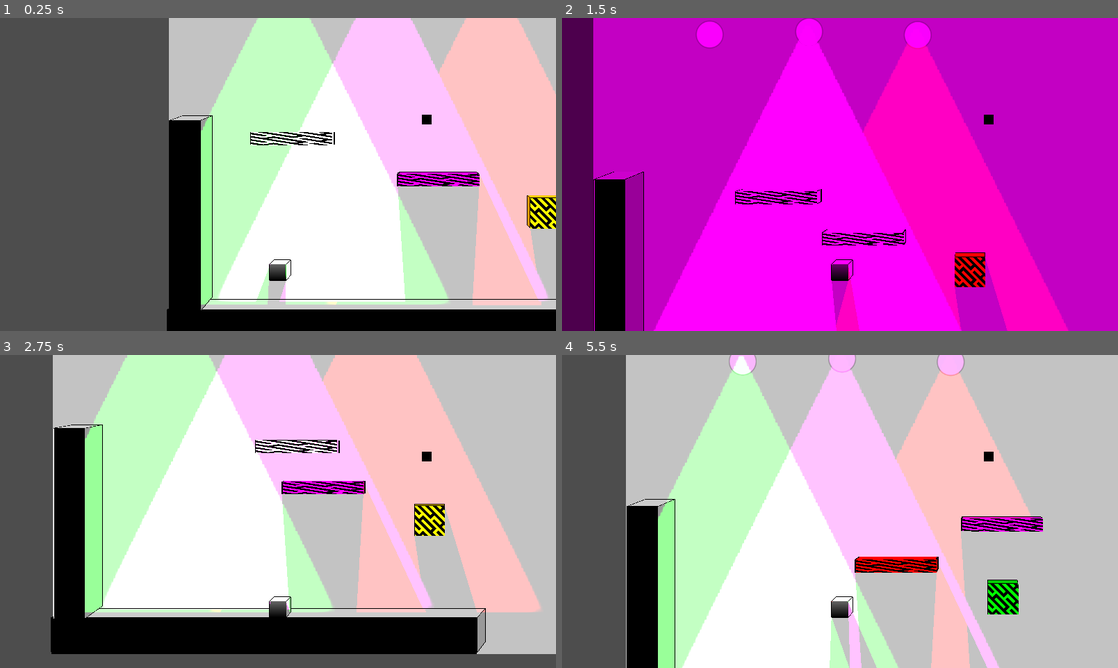
Above: before the commit, frames 1-4 (two rows, left to right).
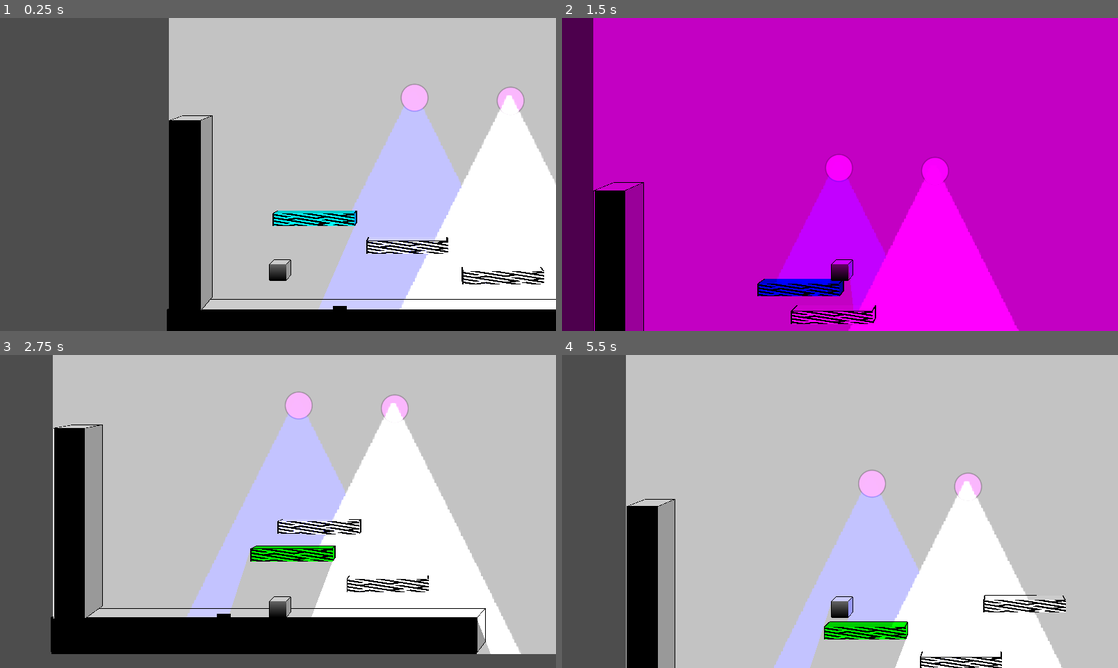
Above: after the commit, the same moments.

Repository: tlalexandre/color-platformer
Game: Godot game, scene res://scenes/game/game.tscn
The game is run twice, just before and just after one commit, with the same random seed, the same clock (stepped at 60 frames per second) and the same inputs.
Inputs:
- Up to frame 1 (0.25 s): no input
- Up to frame 2 (1.5 s): tap Enter at 0.5 s; hold 2 (CyanFilter) 0.53-1.28 s; hold D (right) from 0.53 s (still down); tap Space (jump) at 0.77 s; tap 3 (MagentaFilter) at 1.35 s
- Up to frame 3 (2.75 s): tap Space (jump) at 1.52 s; release D (right) at 2.03 s; hold A (left) from 2.03 s (still down); hold 1 (NoFilter) from 2.03 s (still down)
- Up to frame 4 (5.5 s): release 1 (NoFilter) at 2.78 s; tap 4 (YellowFilter) at 2.85 s; tap Space (jump) at 3.02, 3.77, 4.52 s; hold 2 (CyanFilter) 3.53-4.28 s; release A (left) at 4.28 s; hold D (right) from 4.28 s (still down); tap 3 (MagentaFilter) at 4.35 s; hold 1 (NoFilter) from 5.03 s (still down)

The runs differ from the first frame. In frame 1, 54% of the frame differs, in the area x 36-100%, y 0-94%; in frame 2, 40%; in frame 3, 58%, in the area x 9-98%, y 0-96%; in frame 4, 53%.

Commit message:
Fixed issue with light detection after pressing pressure_plate

Diff:
--- a/project.godot
+++ b/project.godot
@@ -28,6 +28,7 @@
 
 player=""
 vanishing_point=""
+barriers=""
 
 [input]
 
--- a/scenes/game/game.tscn
+++ b/scenes/game/game.tscn
@@ -7,9 +7,8 @@
 [ext_resource type="PackedScene" uid="uid://dx2ju3d4xhs50" path="res://scenes/obstacles/barriers/lightbarrier/light_barrier.tscn" id="5_nh4jn"]
 [ext_resource type="PackedScene" uid="uid://d15sritmimbwr" path="res://scenes/obstacles/barriers/MovingLightBarrier/moving_light_barrier.tscn" id="5_ooj2v"]
 [ext_resource type="PackedScene" uid="uid://cgmyehvgrryyb" path="res://scenes/lights/red_light.tscn" id="6_gk1sr"]
-[ext_resource type="PackedScene" uid="uid://wcqvflpn0n7u" path="res://scenes/lights/green_light.tscn" id="7_gtank"]
+[ext_resource type="PackedScene" uid="uid://c5c3jq8pee30w" path="res://scenes/interactables/pressure_plate/pressure_plate.tscn" id="7_yopqx"]
 [ext_resource type="PackedScene" uid="uid://y35la13g868d" path="res://scenes/lights/blue_light.tscn" id="8_emerj"]
-[ext_resource type="PackedScene" uid="uid://cwnvg4b7xc7ry" path="res://scenes/obstacles/barriers/darkbarrier/dark_barrier.tscn" id="9_mr838"]
 [ext_resource type="PackedScene" uid="uid://c2f0aqo24ufst" path="res://scenes/filters/color_filter_control.tscn" id="10_m1l7b"]
 
 [sub_resource type="Gradient" id="Gradient_5ngv2"]
@@ -42,50 +41,24 @@
 [node name="Wall2" parent="Terrain" instance=ExtResource("3_cfuty")]
 position = Vector2(1956, 571)
 
-[node name="LightBarriers" type="Node2D" parent="."]
+[node name="BlueLight" parent="." instance=ExtResource("8_emerj")]
+position = Vector2(507, 131)
 
-[node name="LightBarrier" parent="LightBarriers" instance=ExtResource("5_nh4jn")]
-position = Vector2(784, 371)
-scale = Vector2(1, 1)
+[node name="PressurePlate" parent="." instance=ExtResource("7_yopqx")]
+position = Vector2(358, 567)
+toggle_mode = true
+target_light_path = NodePath("../BlueLight")
+
+[node name="LightBarrier" parent="." instance=ExtResource("5_nh4jn")]
+position = Vector2(498, 442)
 platform_color = Color(0, 1, 0, 1)
 
-[node name="LightBarrier2" parent="LightBarriers" instance=ExtResource("5_nh4jn")]
-position = Vector2(1573, 499)
-scale = Vector2(1, 1)
+[node name="LightBarrier2" parent="." instance=ExtResource("5_nh4jn")]
+position = Vector2(697, 505)
 platform_color = Color(1, 0, 0, 1)
 
-[node name="LightBarrier3" parent="LightBarriers" instance=ExtResource("5_nh4jn")]
-position = Vector2(1352, 486)
-scale = Vector2(1, 1)
-platform_color = Color(0, 1, 1, 1)
-
-[node name="LightBarrier4" parent="LightBarriers" instance=ExtResource("5_nh4jn")]
-position = Vector2(562, 303)
-platform_color = Color(1, 0, 0, 0)
-
-[node name="MovingLightBarrier" parent="LightBarriers" instance=ExtResource("5_ooj2v")]
-position = Vector2(557, 218)
-
-[node name="Lights" type="Node2D" parent="."]
-
-[node name="RedLight" parent="Lights" instance=ExtResource("6_gk1sr")]
-position = Vector2(670, -121)
-light_color = Color(1, 0, 0, 1)
-
-[node name="GreenLight" parent="Lights" instance=ExtResource("7_gtank")]
-position = Vector2(239, -122)
-
-[node name="BlueLight" parent="Lights" instance=ExtResource("8_emerj")]
-position = Vector2(445, -128)
-light_color = Color(1, 0, 1, 1)
-
-[node name="DarkBarriers" type="Node2D" parent="."]
-
-[node name="DarkBarrier" parent="DarkBarriers" instance=ExtResource("9_mr838")]
-position = Vector2(1184, 473)
-scale = Vector2(1, 1)
-collision_mask = 13
-platform_color = Color(0, 1, 0, 1)
+[node name="MovingLightBarrier" parent="." groups=["barriers"] instance=ExtResource("5_ooj2v")]
+position = Vector2(604, 386)
 
 [node name="Player" parent="." instance=ExtResource("2_433m3")]
 position = Vector2(230, 488)
@@ -95,3 +68,6 @@
 offset_top = 209.0
 offset_right = -258.0
 offset_bottom = 209.0
+
+[node name="RedLight" parent="." instance=ExtResource("6_gk1sr")]
+position = Vector2(706, 137)
--- /dev/null
+++ b/scenes/interactables/pressure_plate/pressure_plate.gd
@@ -0,0 +1,87 @@
+extends Area2D
+
+signal activated
+signal deactivated
+
+@export var toggle_mode: bool = false
+@export var target_light_path: NodePath
+
+var is_active: bool = false
+var target_light: PointLight2D
+
+@onready var sprite = $Sprite2D
+@onready var animation_player = $AnimationPlayer
+
+func _ready():
+	# Connect the signal to detect when player enters/exits
+	body_entered.connect(_on_body_entered)
+	body_exited.connect(_on_body_exited)
+
+	# Get the target light if specified
+	if not target_light_path.is_empty():
+		var target_light_parent = get_node_or_null(target_light_path)
+		if target_light_parent:
+			# Look for a PointLight2D child
+			for child in target_light_parent.get_children():
+				if child is PointLight2D:
+					target_light = child
+					print("Found target light: ", child.name)
+					break
+
+			if not target_light:
+				push_error("No PointLight2D found as a child of " + str(target_light_path))
+
+func _on_body_entered(body):
+	# Check if it's the player (you might have a different way to identify the player)
+	if body.is_in_group("player"):
+		if toggle_mode:
+			# If toggle mode, switch state on each entry
+			if is_active:
+				deactivate()
+			else:
+				activate()
+		else:
+			# If not toggle mode, just activate
+			activate()
+
+func _on_body_exited(body):
+	# Check if it's the player
+	if body.is_in_group("player") and not toggle_mode:
+		# Only deactivate automatically if not in toggle mode
+		deactivate()
+
+func activate():
+	is_active = true
+	if animation_player:
+		animation_player.play("press")
+
+	# Control the target light using LightManager
+	if target_light:
+		if get_node_or_null("/root/LightManager"):
+			var light_manager = get_node("/root/LightManager")
+			# THIS IS THE KEY LINE: Actually call toggle_light
+			light_manager.toggle_light(target_light, true)
+		else:
+			# Fallback if LightManager isn't available
+			target_light.visible = true
+			target_light.enabled = true
+
+	activated.emit()
+
+func deactivate():
+	is_active = false
+	if animation_player:
+		animation_player.play("release")
+
+	# Control the target light using LightManager
+	if target_light:
+		if get_node_or_null("/root/LightManager"):
+			var light_manager = get_node("/root/LightManager")
+			# THIS IS THE KEY LINE: Actually call toggle_light
+			light_manager.toggle_light(target_light, false)
+		else:
+			# Fallback if LightManager isn't available
+			target_light.visible = false
+			target_light.enabled = false
+
+	deactivated.emit()
--- /dev/null
+++ b/scenes/interactables/pressure_plate/pressure_plate.tscn
@@ -0,0 +1,25 @@
+[gd_scene load_steps=5 format=3 uid="uid://c5c3jq8pee30w"]
+
+[ext_resource type="Script" path="res://scenes/interactables/pressure_plate/pressure_plate.gd" id="1_gcnaf"]
+
+[sub_resource type="Gradient" id="Gradient_ca3ck"]
+offsets = PackedFloat32Array(0)
+colors = PackedColorArray(0, 0, 0, 1)
+
+[sub_resource type="GradientTexture2D" id="GradientTexture2D_ub3pi"]
+gradient = SubResource("Gradient_ca3ck")
+
+[sub_resource type="RectangleShape2D" id="RectangleShape2D_elkm2"]
+size = Vector2(28, 7)
+
+[node name="PressurePlate" type="Area2D"]
+script = ExtResource("1_gcnaf")
+
+[node name="Sprite2D" type="Sprite2D" parent="."]
+scale = Vector2(0.4375, 0.109375)
+texture = SubResource("GradientTexture2D_ub3pi")
+
+[node name="CollisionShape2D" type="CollisionShape2D" parent="."]
+shape = SubResource("RectangleShape2D_elkm2")
+
+[node name="AnimationPlayer" type="AnimationPlayer" parent="."]
--- a/scenes/lights/light_source.gd
+++ b/scenes/lights/light_source.gd
@@ -8,7 +8,7 @@
 			light.color = value
 
 @onready var light: PointLight2D = $PointLight2D
-@onready var light_area: Area2D = $LightArea
+@onready var light_area: Area2D = $PointLight2D/LightArea
 
 func _ready() -> void:
 	# Set initial light color
--- a/scenes/obstacles/barriers/MovingLightBarrier/moving_light_barrier.tscn
+++ b/scenes/obstacles/barriers/MovingLightBarrier/moving_light_barrier.tscn
@@ -18,7 +18,7 @@
 rotation = 0.00135318
 
 [node name="LightBarrier" parent="Path2D/PathFollow2D" instance=ExtResource("1_q2eac")]
-platform_color = Color(0, 0, 1, 0)
+platform_color = Color(0, 1, 0, 0)
 follow_path = true
 loop_path = false
 ping_pong = true
--- a/scenes/obstacles/barriers/basebarrier/BaseBarrier.tscn
+++ b/scenes/obstacles/barriers/basebarrier/BaseBarrier.tscn
@@ -23,7 +23,7 @@
 [sub_resource type="RectangleShape2D" id="RectangleShape2D_ka0em"]
 size = Vector2(63.9184, 71.7163)
 
-[node name="BaseBarrier" type="StaticBody2D"]
+[node name="BaseBarrier" type="StaticBody2D" groups=["barriers"]]
 scale = Vector2(2.65964, 0.418315)
 collision_layer = 4
 collision_mask = 0
--- a/scenes/obstacles/barriers/basebarrier/base_barrier.gd
+++ b/scenes/obstacles/barriers/basebarrier/base_barrier.gd
@@ -106,9 +106,7 @@
 	var delta_movement = global_position - previous_position
 	last_position = previous_position
 
-	# Update visual state if affected by lights
-	if LightManager._light_affected_objects.has(self):
-		update_visual_state()
+	update_visual_state()
 
 	# Move any players on the platform
 	for player in players_on_platform:
--- a/scenes/obstacles/barriers/darkbarrier/dark_barrier.tscn
+++ b/scenes/obstacles/barriers/darkbarrier/dark_barrier.tscn
@@ -11,9 +11,9 @@
 [node name="DarkBarrier" instance=ExtResource("1_xt1kh")]
 script = ExtResource("2_vhsd7")
 
-[node name="Sprite2D" parent="." index="2"]
+[node name="Sprite2D" parent="." index="3"]
 scale = Vector2(0.242188, 0.242188)
 texture = ExtResource("2_tqo5v")
 
-[node name="BarrierCollisionShape" parent="." index="3"]
+[node name="BarrierCollisionShape" parent="." index="4"]
 shape = SubResource("RectangleShape2D_l63up")
--- a/scenes/player/player.tscn
+++ b/scenes/player/player.tscn
@@ -15,13 +15,6 @@
 
 [sub_resource type="OccluderPolygon2D" id="OccluderPolygon2D_ail3e"]
 polygon = PackedVector2Array(-32, 32, -32, -32, 32, -32, 32, 32)
-
-[sub_resource type="Gradient" id="Gradient_6gwsp"]
-offsets = PackedFloat32Array(0)
-colors = PackedColorArray(0, 0, 0, 1)
-
-[sub_resource type="GradientTexture2D" id="GradientTexture2D_36rt7"]
-gradient = SubResource("Gradient_6gwsp")
 
 [node name="Player" type="CharacterBody2D" groups=["player"]]
 collision_mask = 6
@@ -56,8 +49,3 @@
 
 [node name="VanishingPoint" type="Node2D" parent="Camera2D" groups=["vanishing_point"]]
 position = Vector2(308, -113)
-
-[node name="Sprite2D" type="Sprite2D" parent="Camera2D/VanishingPoint"]
-position = Vector2(0, -1)
-scale = Vector2(0.328125, 0.328125)
-texture = SubResource("GradientTexture2D_36rt7")
--- a/scenes/singletons/light_manager.gd
+++ b/scenes/singletons/light_manager.gd
@@ -47,34 +47,55 @@
 		object.update_visual_state()
 
 func calculate_final_color(object: Node) -> Color:
+	print("DEEP DEBUG: Calculating color for ", object.name)
 
 	var base_color: Color
 	if not _light_affected_objects.has(object) or _light_affected_objects[object].is_empty():
+		print("DEEP DEBUG: No lights affecting object, using platform_color: ", object.platform_color)
 		base_color = object.platform_color
 	else:
+		print("DEEP DEBUG: Object has ", _light_affected_objects[object].size(), " lights in list")
+
+		# Start with the object's base color
 		var r = object.platform_color.r
 		var g = object.platform_color.g
 		var b = object.platform_color.b
 
+		var has_active_lights = false
+
+		# Only consider lights that are ACTUALLY visible and enabled
 		for light in _light_affected_objects[object]:
+			if is_instance_valid(light) and light.visible and light.enabled:
+				print("DEEP DEBUG: Active light found: ", light.name, " color: ", light.color)
 				r = max(r, light.color.r)
 				g = max(g, light.color.g)
 				b = max(b, light.color.b)
+				has_active_lights = true
+			else:
+				print("DEEP DEBUG: Inactive/invalid light found, ignoring")
 
-		base_color = Color(
-		clamp(r, 0, 1),
-		clamp(g, 0, 1),
-		clamp(b, 0, 1),
-		1.0
-		)
+		# If no active lights were found, just use the platform's color
+		if not has_active_lights:
+			print("DEEP DEBUG: No ACTIVE lights found, using platform_color: ", object.platform_color)
+			base_color = object.platform_color
+		else:
+			base_color = Color(
+				clamp(r, 0, 1),
+				clamp(g, 0, 1),
+				clamp(b, 0, 1),
+				1.0
+			)
+			print("DEEP DEBUG: Combined light color: ", base_color)
 
 	var current_filter = ColorFilterManager.get_current_filter()
 
-	return Color(
+	var final_color = Color(
 		base_color.r * current_filter.r,
 		base_color.g * current_filter.g,
 		base_color.b * current_filter.b,
 	)
+	print("DEEP DEBUG: Final filtered color: ", final_color)
+	return final_color
 
 func _find_associated_light(area: Area2D) -> Light2D:
 	if area.get_parent() is PointLight2D:
@@ -87,3 +108,51 @@
 			return sibling
 
 	return null
+
+func toggle_light(light: PointLight2D, enable: bool) -> void:
+	# Enable or disable the light
+	light.visible = enable
+	light.enabled = enable
+
+	# Find and toggle the light area
+	var light_area = _find_light_area(light)
+	if light_area:
+		light_area.monitoring = enable
+		light_area.monitorable = enable
+
+	# If disabling, we need to remove this light from all affected objects
+	if not enable:
+		for obj in _light_affected_objects.keys():
+			if is_instance_valid(obj):
+				var lights = _light_affected_objects[obj]
+				# If this object was affected by our light, remove it
+				if lights.has(light):
+					lights.erase(light)
+					print("LightManager: Removed light ", light.name, " from ", obj.name)
+					# Update the object's visual state
+					if obj.has_method("update_visual_state"):
+						obj.update_visual_state()
+
+	# Always update ALL barriers in the scene
+	var barriers = get_tree().get_nodes_in_group("barriers")
+	for barrier in barriers:
+		if barrier.has_method("update_visual_state"):
+			barrier.update_visual_state()
+
+	print("LightManager: Light ", light.name, " toggled ", "ON" if enable else "OFF")
+
+# Helper function to find a light's Area2D
+func _find_light_area(light: PointLight2D) -> Area2D:
+	# Check if the area is a child of the light
+	for child in light.get_children():
+		if child is Area2D:
+			return child
+
+	# Check if the area is a sibling of the light
+	var parent = light.get_parent()
+	if parent:
+		for sibling in parent.get_children():
+			if sibling is Area2D:
+				return sibling
+
+	return null
Not shown: 1 places in scenes/game/game.tscn that only renumber resources
Not shown: 1 places in scenes/player/player.tscn that only renumber resources
